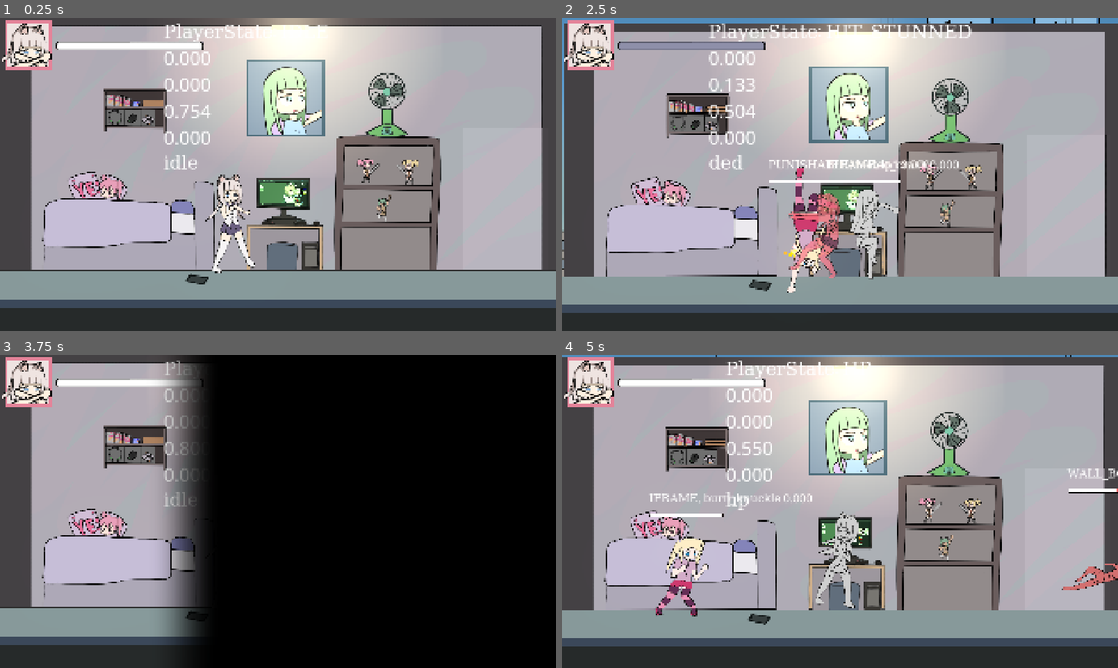
Above: before the commit, frames 1-4 (two rows, left to right).
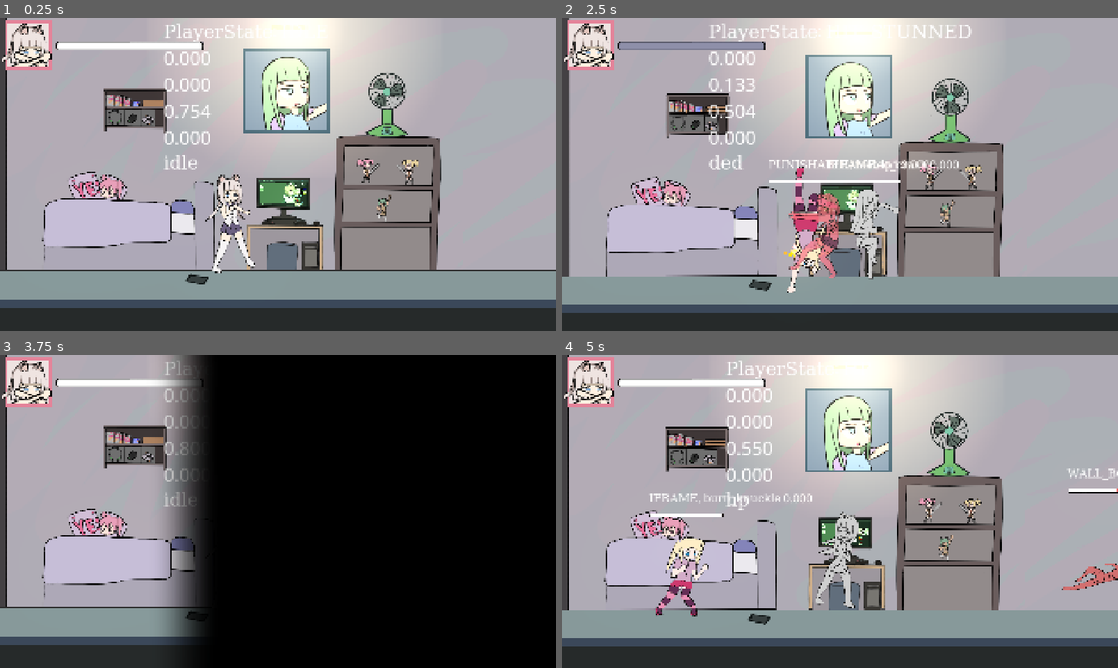
Above: after the commit, the same moments.

Repository: BeatMil/AnimuFight
Game: Godot game, scene res://scenes/stage01.tscn
Same seed, same stepped clock (60 frames per second), same inputs: the game is played once before the commit and once after it. This scene is started directly instead of the project's main scene.
Inputs (mouse positions are in pixels of both pictures, inside the frame that each line leads up to):
- Up to frame 1 (0.25 s): no input
- Up to frame 2 (2.5 s): tap Enter (ui_accept) at 0.5, 0.77, 1.52 s; move the mouse to (962, 158) at 0.52 s; hold Space (block) 0.53-1.28 s; hold D (right) 0.53-2.03 s; click (962, 158) at 0.67 s; move the mouse to (728, 190) at 1.27 s; tap L (dodge) at 1.35 s; move the mouse to (895, 105) at 2.02 s; hold A (left) from 2.03 s (still down); hold , (execute) from 2.03 s (still down)
- Up to frame 3 (3.75 s): move the mouse to (250, 574) at 2.77 s; release A (left) at 2.78 s; release , (execute) at 2.78 s; hold D (right) 2.78-3.5 s; tap U (grab) at 2.85 s; click (250, 574) at 2.92 s; tap Enter (ui_accept) at 3.02 s; click "Restart" at 3.5 s
- Up to frame 4 (5 s): move the mouse to (1006, 558) at 4.27 s; hold D (right) from 4.28 s (still down); hold J (hp) from 4.28 s (still down); tap Enter (ui_accept) at 4.52 s

The runs differ from the first frame. In frame 1, 10% of the frame differs, in the area x 1-100%, y 0-81%; in frame 2, 12%, in the area x 0-100%, y 0-83%; in frame 3, 3.8%; in frame 4, 11%.

Commit message:
Fix background leak when camera shakes

Diff:
--- a/scenes/stage01.tscn
+++ b/scenes/stage01.tscn
@@ -845,6 +845,8 @@
 
 [node name="Background" type="Sprite2D" parent="."]
 self_modulate = Color(0.859799, 0.859799, 0.859799, 1)
+position = Vector2(-96, -54)
+scale = Vector2(1.1, 1.1)
 texture = ExtResource("6_nmevm")
 centered = false
 
@@ -890,8 +892,9 @@
 collision_mask = 18
 
 [node name="NoDoor" type="Sprite2D" parent="DebrisArea2D"]
-self_modulate = Color(0.90625, 0.90625, 0.90625, 1)
-position = Vector2(-659, 31)
+self_modulate = Color(0.859799, 0.859799, 0.859799, 1)
+position = Vector2(-610.5, 31)
+scale = Vector2(1.33219, 1)
 texture = ExtResource("3_d2a2l")
 
 [node name="CollisionShape2D" type="CollisionShape2D" parent="DebrisArea2D"]
